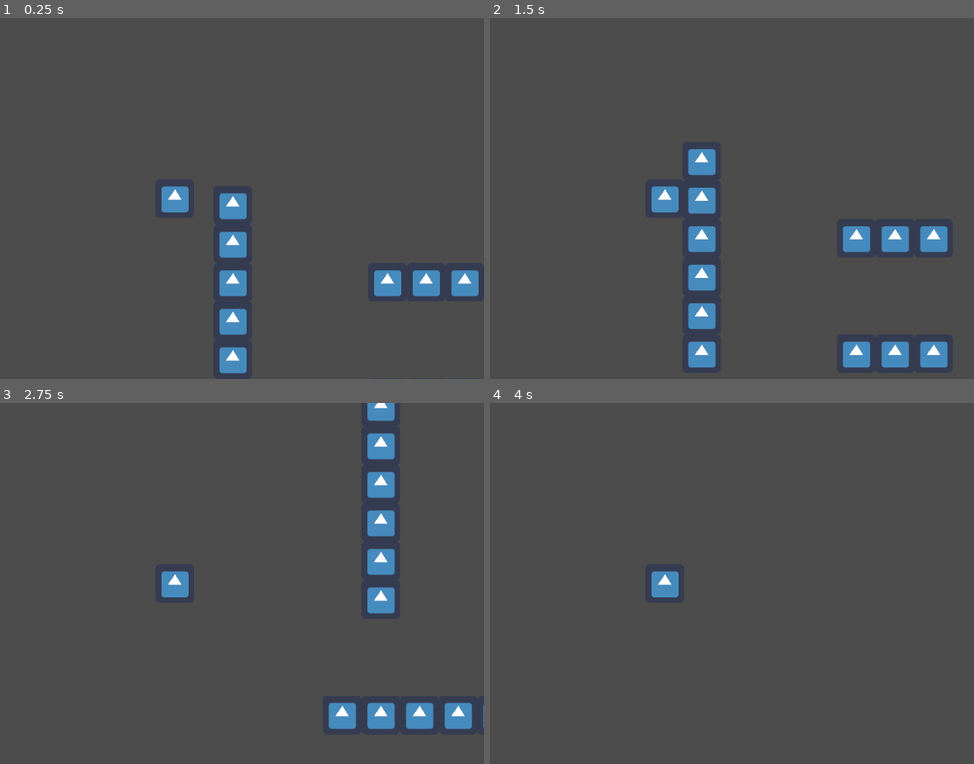
Above: before the commit, frames 1-4 (two rows, left to right).
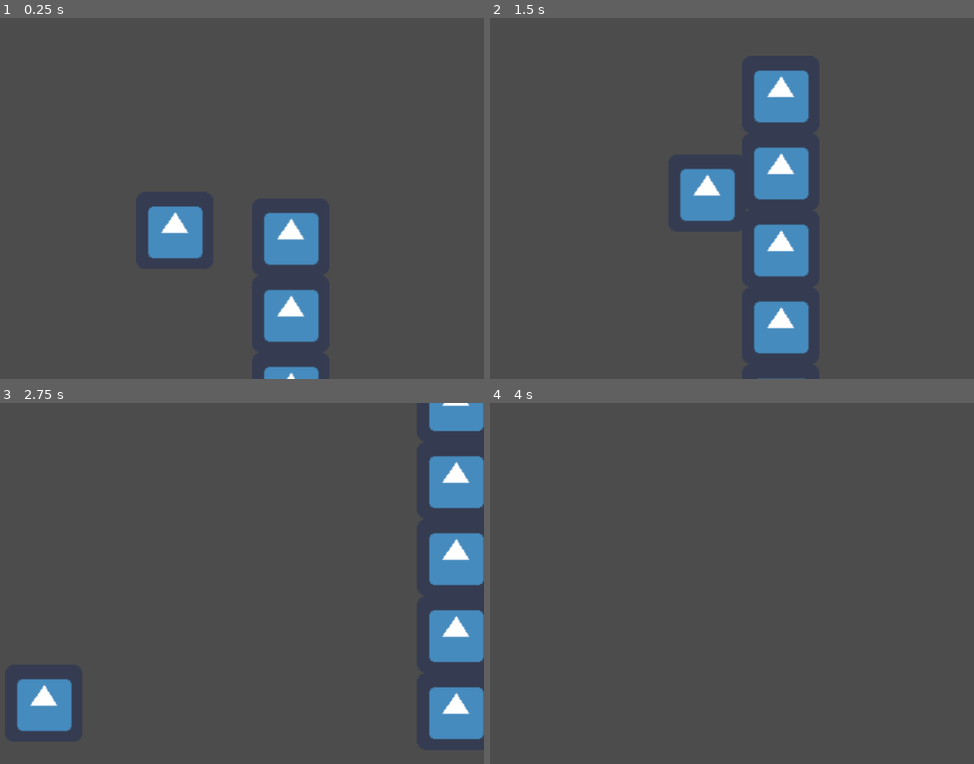
Above: after the commit, the same moments.

Repository: VMoonDev/SlimeShuffle
Game: Godot game, scene res://Level1/Level1.tscn
Two runs of this game, one before a commit and one after it. Both use one fixed random seed, a clock stepped at 60 frames per second and the inputs below. Before the commit the project starts from res://Game/Game.tscn. The engine's default icon, where the game draws it, is replaced by a stand-in: a white triangle on a blue panel in a dark square.
Inputs:
- Up to frame 1 (0.25 s): no input
- Up to frame 2 (1.5 s): hold D (move_right) from 0.53 s (still down); tap Space (jump) at 0.77 s
- Up to frame 3 (2.75 s): tap Space (jump) at 1.52 s; release D (move_right) at 2.03 s; hold A (move_left) from 2.03 s (still down)
- Up to frame 4 (4 s): release A (move_left) at 2.78 s; hold D (move_right) from 2.78 s (still down); tap Space (jump) at 3.02, 3.77 s

The runs differ from the first frame. In frame 1, 8.8% of the frame differs, in the area x 30-99%, y 46-100%; in frame 2, 13%, in the area x 33-95%, y 14-100%; in frame 3, 13%; in frame 4, 0.4%.

Commit message:
Adjust camera settings

Diff:
--- a/project/Pawn/Pawn.tscn
+++ b/project/Pawn/Pawn.tscn
@@ -27,3 +27,9 @@
 
 [node name="Camera2D" type="Camera2D" parent="."]
 current = true
+zoom = Vector2( 0.5, 0.5 )
+drag_margin_h_enabled = true
+drag_margin_v_enabled = true
+smoothing_enabled = true
+smoothing_speed = 6.0
+drag_margin_top = 0.0
--- a/project/project.godot
+++ b/project/project.godot
@@ -11,7 +11,7 @@
 [application]
 
 config/name="VMoon_LudumDare51"
-run/main_scene="res://Game/Game.tscn"
+run/main_scene="res://Level1/Level1.tscn"
 config/icon="res://icon.png"
 
 [autoload]
